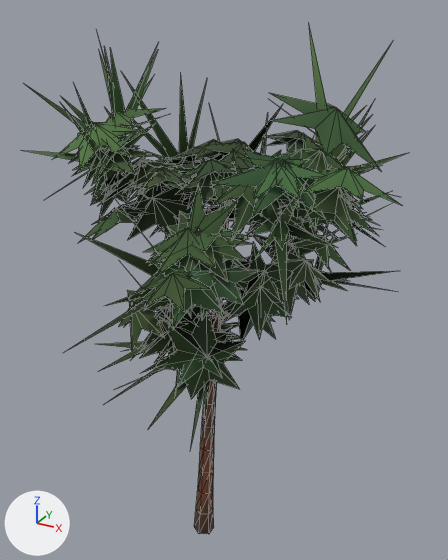
Two versions of the glTF model public/ark/assets/v1/trees/pine-a.lod1.glb, one commit apart.
Both versions are drawn from a camera (50 mm lens) standing at (8.06, -13.28, 15.69) and looking at (0.36, 0.71, 8.69). Every picture has the same lights, and +X, +Y and +Z are marked at lower left. The first picture is the older version. Mesh edges are drawn as thin lines. Vertices at exactly the same position are counted once.
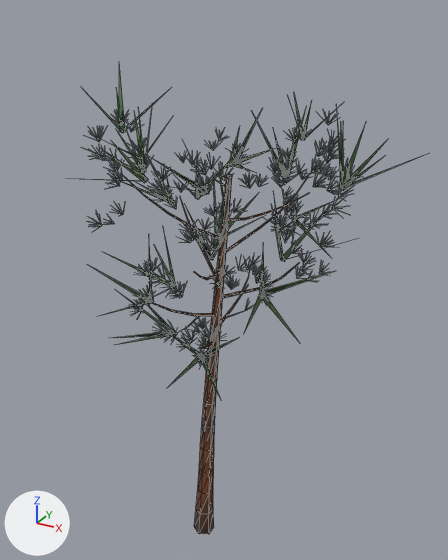
The change in detail:
me_mesh_0 is used by ob_mesh_0; location (0.0, 0.0, 0.0).
me_mesh_0 had 2309 vertices, 2200 faces and spanned x -4.8..5.3, y -4.6..5.1, z 0.0..15.4.
me_mesh_0 now has 5170 vertices, 2200 faces and spans x -3.4..5.7, y -4.4..3.4, z 0.0..14.4.
me_mesh_0 part 1: 151 loose pieces with 1065 vertices, spanning x -4.8..5.2, y -4.6..5.1, z 5.4..15.4, are deleted.
me_mesh_0 part 2: 14 vertices moved within x -2.2..4.0, y -1.9..2.7, z 7.1..12.4; 876 vertices removed from x -3.1..5.3, y -4.0..4.0, z 6.5..13.4; 4802 vertices added at x -3.4..5.7, y -4.4..3.4, z 6.7..14.4.
me_mesh_0 part 3: 268 kept faces spanning x -1.2..3.3, y -2.3..1.3, z 0.0..12.0 get new vertex colours; the middle colour goes from brown #674330 to brown #6c4630.

Changed parts and their boxes [x1, y1, x2, y2] in the pictures (448 x 560 px):
'Mesh_0', reshaped (12% narrower, 7% shorter)
    before: [22, 26, 409, 534]
    after: [83, 64, 423, 534]
part 1 of me_mesh_0, deleted
    before: [22, 26, 409, 449]
part 2 of me_mesh_0, cut back
    before: [52, 108, 403, 399]
    after: [83, 64, 423, 398]
part 3 of me_mesh_0, recoloured
    before: [146, 196, 285, 419]
    after: [146, 167, 309, 419]
